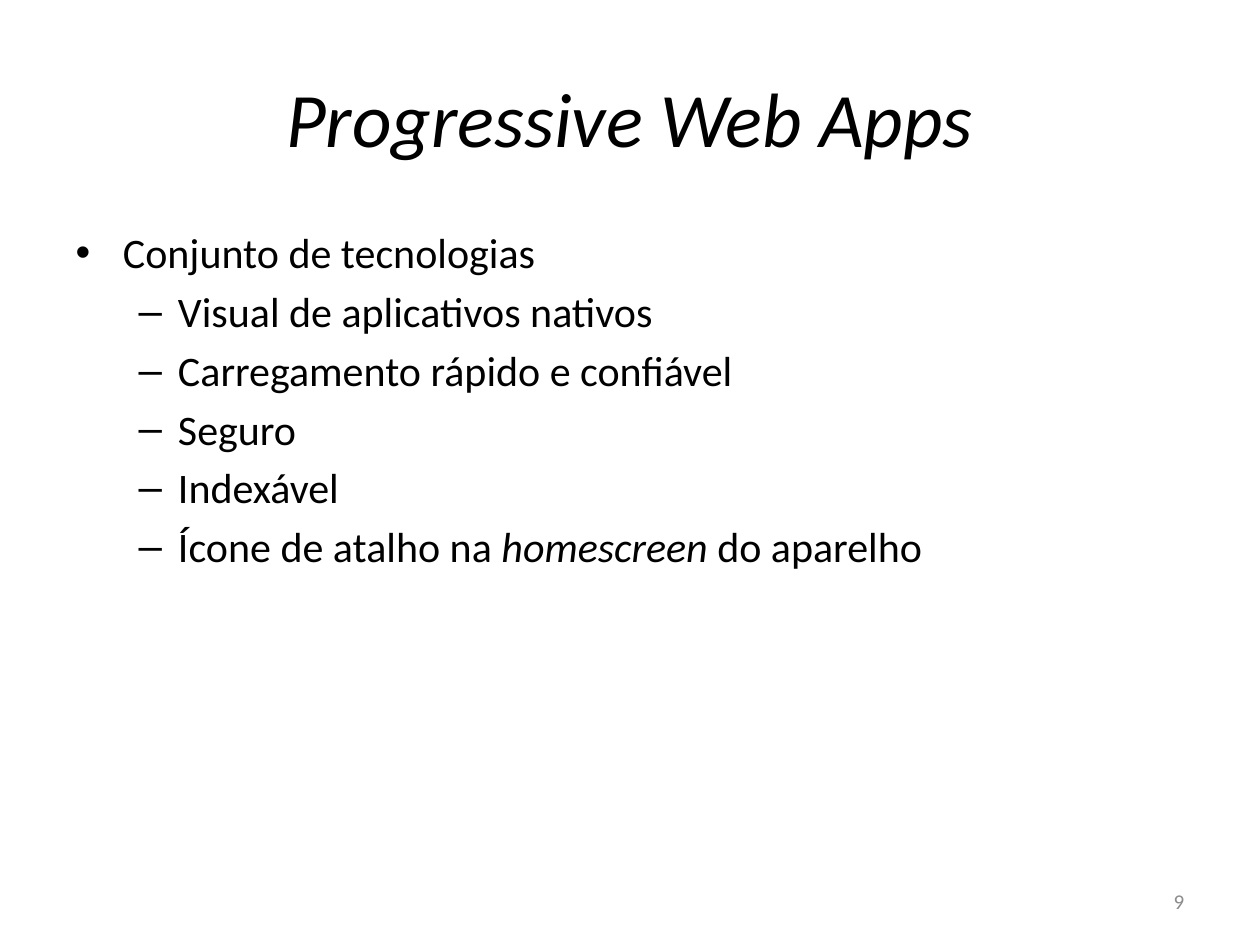
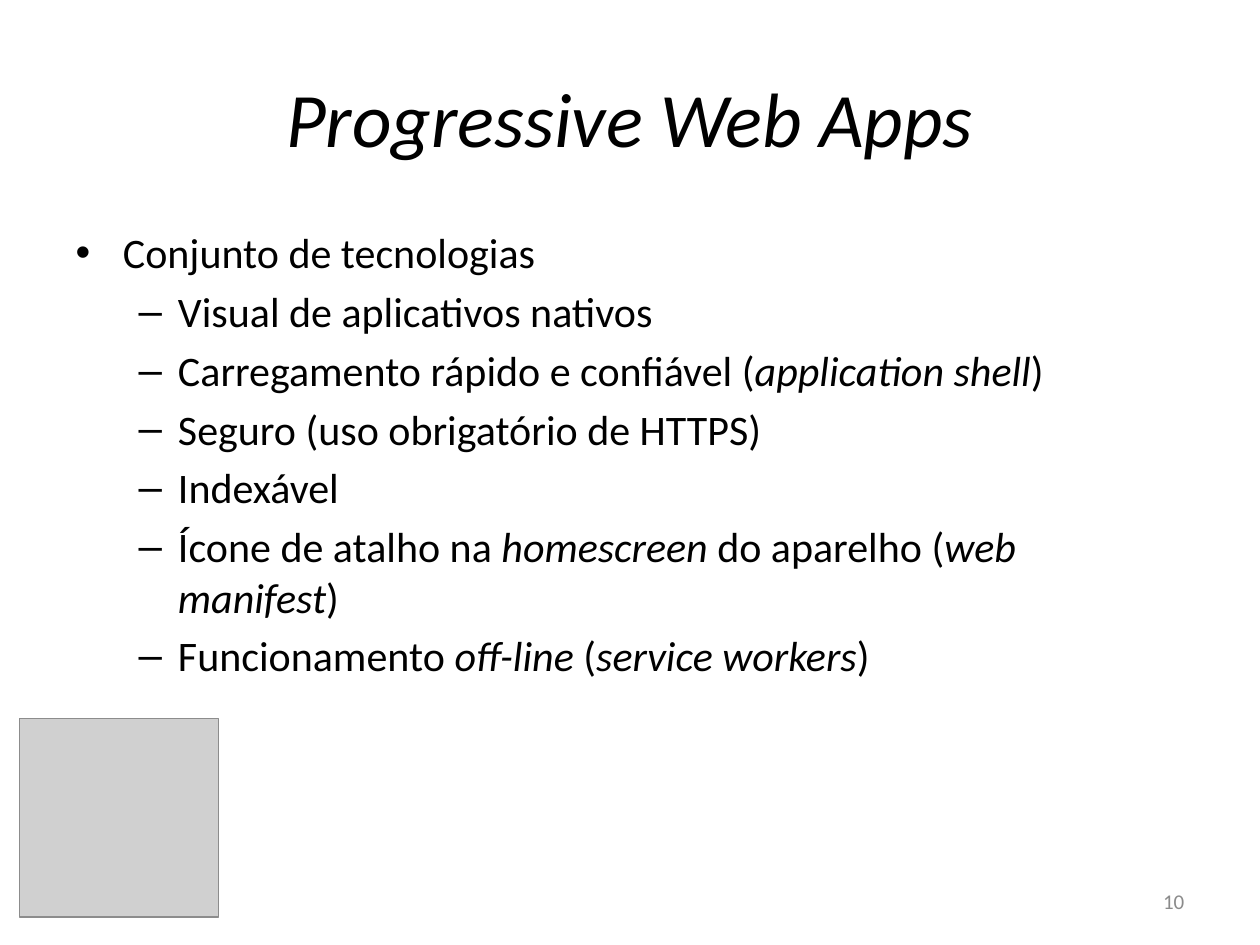
Before and after one commit to rfc410/tcc, a slide deck: slide 10 of apresentacao.pptx (slide 9 before the commit). Drawn at 1260x945 pixels with LibreOffice and Linux fonts; fonts in the diff are those of the drawing; grey boxes stand for pictures. Boxes give left, top, right and bottom in pixels: in the first picture for what was removed or moved away, otherwise in the second. Text is boxed around its words. In the diff, an @@ line names an element or a change of style, - is before the commit and + after.

Commit message:
Sat Jun 17 2017 18:16:19

```diff
--- a/apresentacao.pptx
+++ b/apresentacao.pptx
@@ text at (x1=178, y1=355, x2=1044, y2=453): text changed @@
-  – Carregamento rápido e confiável
-  – Seguro
+  – Carregamento rápido e confiável (application shell)
+  – Seguro (uso obrigatório de HTTPS)
@@ text at (x1=178, y1=528, x2=1017, y2=677): text changed; italic on @@
-  – Ícone de atalho na homescreen do aparelho
+  – Ícone de atalho na homescreen do aparelho (web manifest)
+  – Funcionamento off-line (service workers)
@@ picture added at (x1=20, y1=718, x2=218, y2=916) @@
@@ page number at (x1=1163, y1=895, x2=1184, y2=909): text changed @@
-9
+10
```
Also in this commit, not shown: 12 other slides changed, 2 slides added, 4 slides removed.
